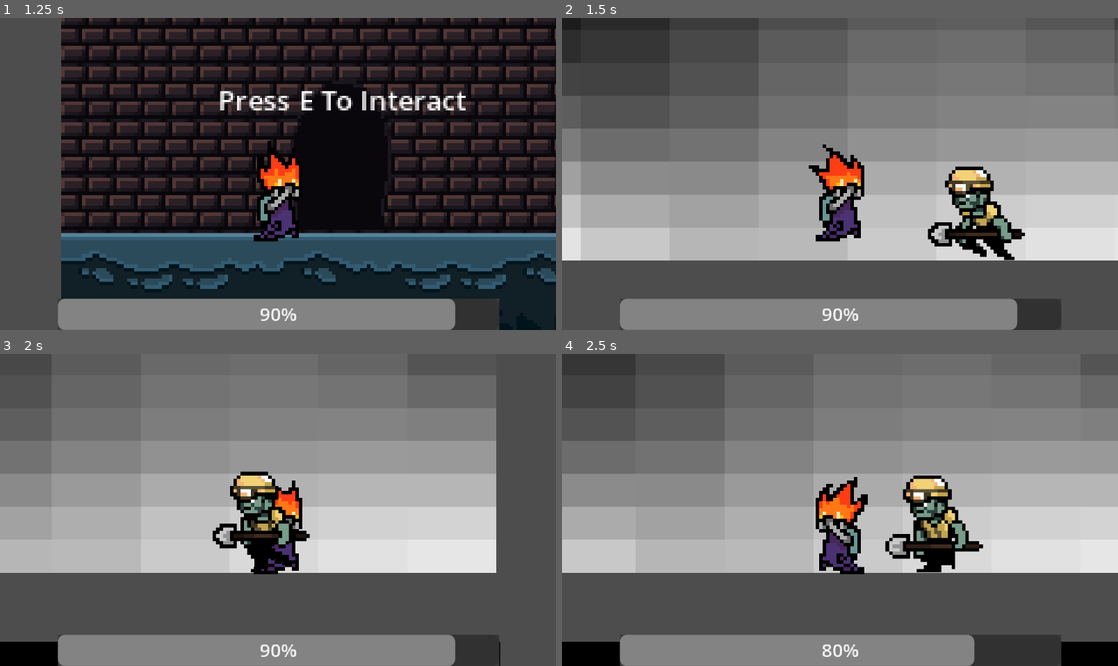
Above: before the commit, frames 1-4 (two rows, left to right).
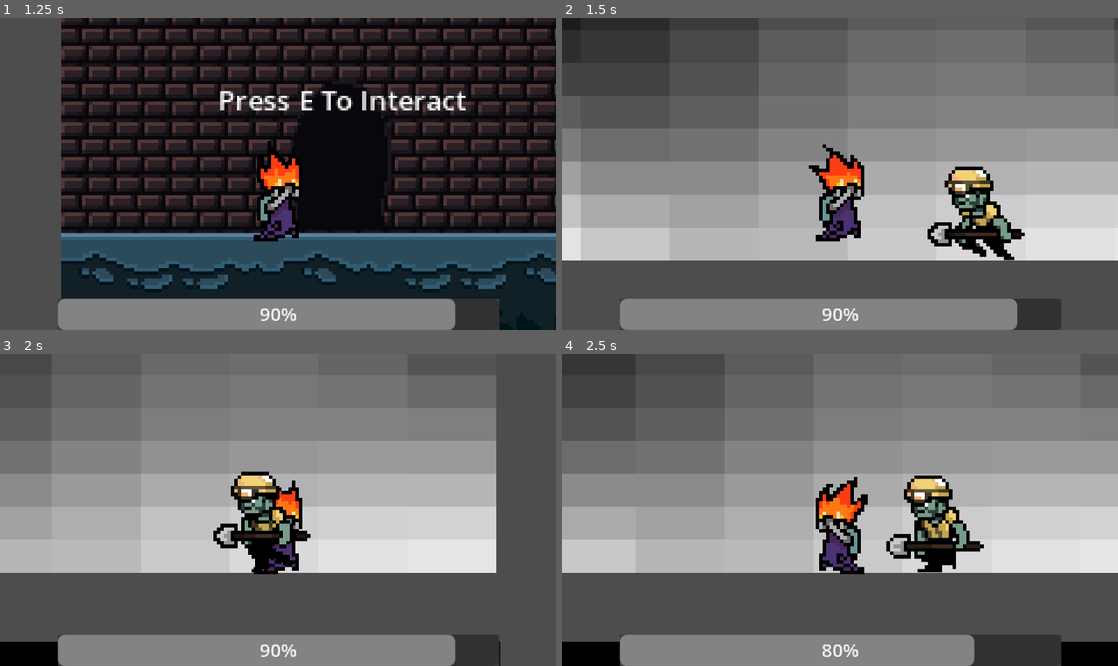
Above: after the commit, the same moments.

Repository: zerqora/Ray-Dungeon-Crawler
Game: Godot game, scene res://world/dungeon.tscn
The game is run twice, just before and just after one commit, with the same random seed, the same clock (stepped at 60 frames per second) and the same inputs.
Inputs (mouse positions are in pixels of both pictures, inside the frame that each line leads up to):
- Up to frame 1 (1.25 s): move the mouse to (400, 158) at 0.52 s; hold D (RIGHT) from 0.53 s (still down); tap Space (DASH, bound only after the commit) at 0.6 s
- Up to frame 2 (1.5 s): keep holding D (RIGHT); tap E (INTERACT) at 1.25 s; move the mouse to (728, 189) at 1.27 s; click (728, 189) at 1.35 s
- Up to frame 3 (2 s): keep holding D (RIGHT); tap Space (DASH, bound only after the commit) at 1.55 s
- Up to frame 4 (2.5 s): move the mouse to (895, 441) at 2.02 s; release D (RIGHT) at 2.03 s; hold A (LEFT) from 2.03 s (still down); tap E (INTERACT) at 2.1 s; tap Space (DASH, bound only after the commit) at 2.3 s

Frame 1 is identical in both runs. In frame 2, 0.3% of the frame differs, in the area x 65-84%, y 47-78%; in frame 3, 0.3%; in frame 4, 0.5%, in the area x 58-76%, y 38-71%.

Commit message:
fixed entity stats problem

Diff:
--- a/enemies/base_entity.tscn
+++ b/enemies/base_entity.tscn
@@ -108,8 +108,9 @@
 script = ExtResource("11_bsopm")
 next_node = NodePath("../Patrol")
 
-[node name="Patrol" type="Node" parent="StateMachine"]
+[node name="Patrol" type="Node" parent="StateMachine" node_paths=PackedStringArray("next_node")]
 script = ExtResource("17_jgep4")
+next_node = NodePath("../Idle")
 
 [node name="SightLine" type="RayCast2D" parent="."]
 target_position = Vector2(-50, 0)
--- a/enemies/patrol.gd
+++ b/enemies/patrol.gd
@@ -1,4 +1,5 @@
 class_name PatrolState extends State
 
 func enter(previous_state : String, data : Dictionary = {}) -> void:
+	this_data = data
 	print("entered patrol state")
--- a/project.godot
+++ b/project.godot
@@ -67,6 +67,11 @@
 "events": [Object(InputEventMouseButton,"resource_local_to_scene":false,"resource_name":"","device":-1,"window_id":0,"a …(257 unchanged characters)…
 ]
 }
+DASH={
+"deadzone": 0.2,
+"events": [Object(InputEventKey,"resource_local_to_scene":false,"resource_name":"","device":-1,"window_id":0,"alt_pressed":false,"shift_pressed":false,"ctrl_pressed":false,"meta_pressed":false,"pressed":false,"keycode":0,"physical_keycode":32,"key_label":0,"unicode":32,"location":0,"echo":false,"script":null)
+]
+}
 
 [layer_names]
 
--- a/scripts/chase.gd
+++ b/scripts/chase.gd
@@ -1,19 +1,21 @@
 class_name ChaseState extends State
 
-var speed : int = 350
-var direction : int= -1
-var gravity : int = 500
+var speed : int
+var gravity : int = 5000
+var direction : int = 1
 
 func enter(previous_path : String, data : Dictionary = {}) -> void:
 	this_data = data
 	data["animation"].play("chase")
+	data["sight"].target_position.x *= 1.5
+	speed = this_data["stats"].speed
 	print("Entered Chase State")
 
 # update function should check if the player is still in the sight line.
 # if they aren't, patrol the area a little bit before going back to the original spot.
 # if the entity is close enough to the player, play an attack, and then retreat backwards.
 func update(owner, delta: float) -> void:
-	look_for_player()
+	look_for_player(owner)
 	if this_data["player"].global_position.x - owner.global_position.x > 0:
 		# player is on the right
 		this_data["animation"].flip_h = true
@@ -28,6 +30,7 @@
 	if not owner.is_on_floor() : owner.velocity.y = gravity * delta
 	owner.move_and_slide()
 
-func look_for_player() -> void:
-	if this_data["sight"].is_colliding() == false:
+func look_for_player(owner) -> void:
+	if abs(this_data["player"].global_position.x - owner.global_position.x) < 20:
+		print("this should be attack state")
 		exit()
--- a/scripts/entity.gd
+++ b/scripts/entity.gd
@@ -6,25 +6,10 @@
 @export var state_machine : StateMachine
 @export var animation_player : AnimatedSprite2D
 
-enum DIRECTIONS {
-	NONE = 0,
-	LEFT = -1,
-	RIGHT = 1
-}
-
-var gravity : int
-var speed : int
-var current_hp : int
-var damage : float
-var direction : int = DIRECTIONS.NONE
 var target : Player
 
 func _ready() -> void:
 	animation_player.play("idle")
-	gravity = entity_stats.gravity
-	speed = entity_stats.speed
-	current_hp = entity_stats.hp
-	damage = entity_stats.damage
 
 func _physics_process(delta: float) -> void:
 	state_machine.update(delta)
--- a/scripts/idle.gd
+++ b/scripts/idle.gd
@@ -26,7 +26,6 @@
 func look_for_player() -> void:
 	player_seen = sight_line.update()
 	if player_seen:
-		print("Started to chase")
 		this_data["player"] = sight_line.get_collider()
 		this_data["sight"] = sight_line
 		exit()
--- a/scripts/player.gd
+++ b/scripts/player.gd
@@ -45,11 +45,11 @@
 		EventBus.on_interaction_button_pressed.emit()
 	if Input.is_action_just_pressed("ATTACK"):
 		_attempt_to_spawn_attack("FlameFist")
+	if Input.is_action_just_pressed("DASH"):
+		print("DASH")
 
 func _attempt_to_spawn_attack(attack: String) -> void:
 	var attack_selected : Attack = attack_slots[attack]
-	if attack_selected.visible:
-		print("already visible. early return")
-		return
+	if attack_selected.visible: return
 	attack_selected.global_position = Vector2(global_position.x + (direction * 10), global_position.y - 20)
 	attack_selected.spawn()
--- a/scripts/state_machine.gd
+++ b/scripts/state_machine.gd
@@ -15,7 +15,11 @@
 	# State machines usually access data from the root node of the scene they're part of: the owner.
 	# We wait for the owner to be ready to guarantee all the data and nodes the states may need are available.
 	await owner.ready
-	state.enter("", {"animation" : animation})
+	var data : Dictionary = {
+		"stats" : owner.entity_stats,
+		"animation" : animation
+	}
+	state.enter("", data)
 	#target = get_tree().get_nodes_in_group("Player")[0]
 	#print("Player is being tracked with it's node", target)
 
